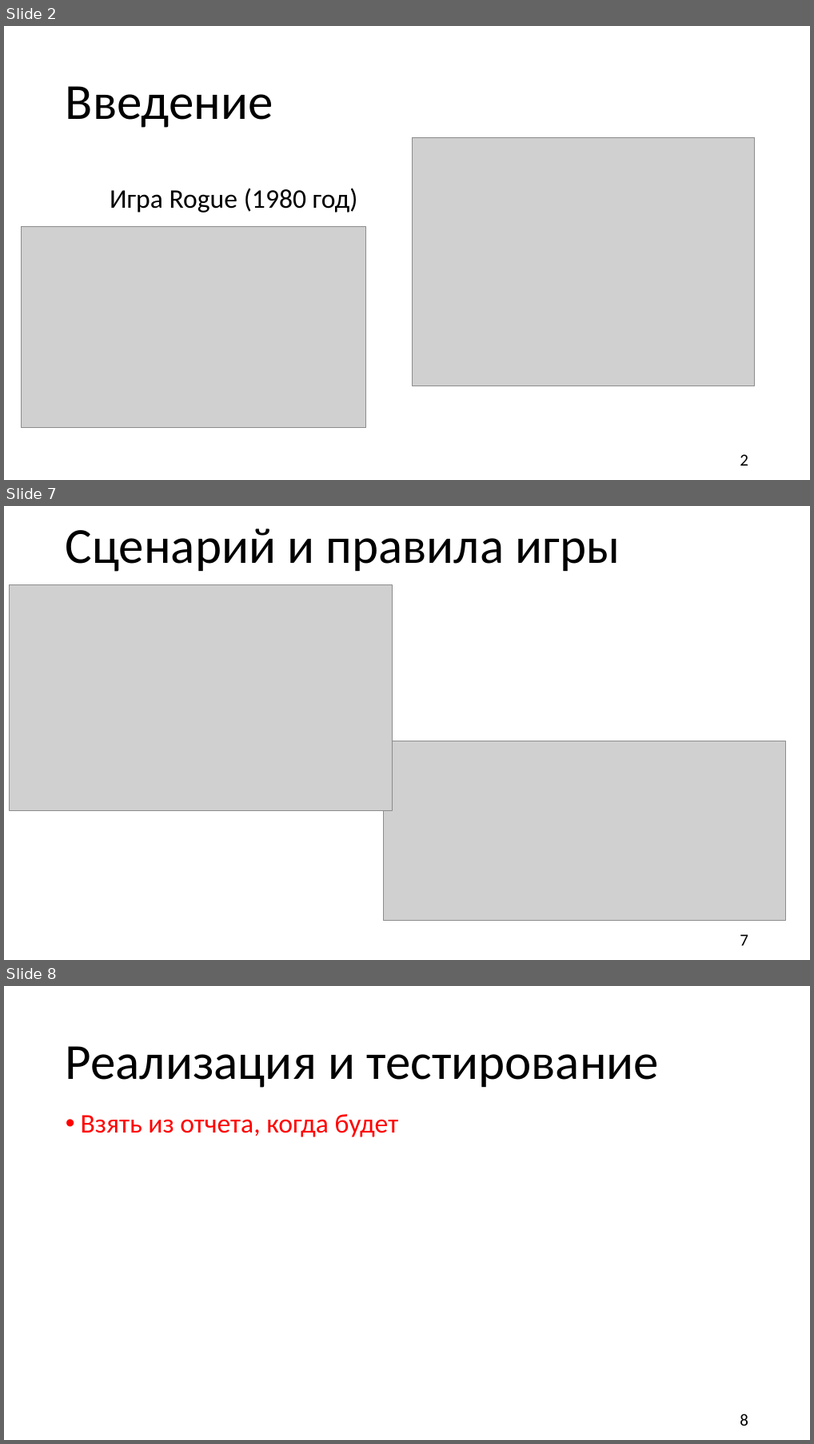
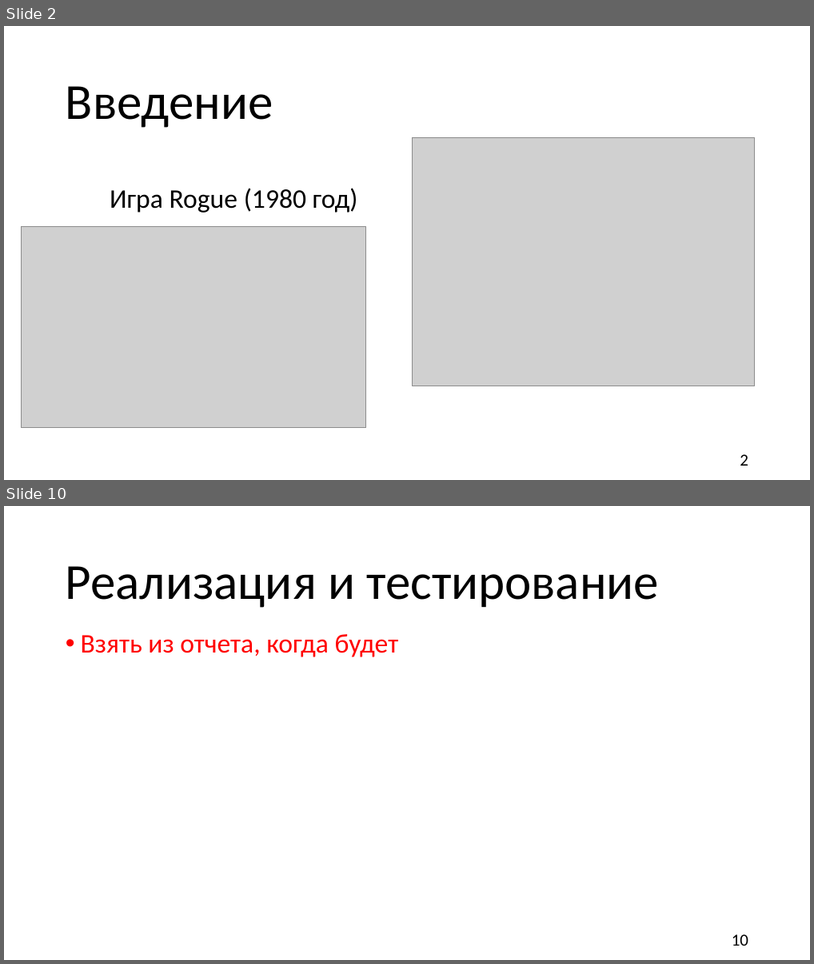
Before and after one commit to TiltInteractive/The-game-Resperation-, a slide deck: Б9121-09.03.03пикд_команда_4_презентация.pptx. Shown one above the other, each under a label of ours: slides 2, 7 and 8 before the commit, slides 2 and 10 after it; the slides between them are not shown. The pictures are 814x1444 and 814x964 pixels, drawn with LibreOffice and Linux fonts; fonts in the diff are those of the drawing; grey boxes stand for pictures; background and template pictures are left out. Boxes give left, top, right and bottom in pixels: in the first picture for what was removed or moved away, otherwise in the second. Text is boxed around its words. In the diff, an @@ line names an element or a change of style, - is before the commit and + after.

```diff
--- a/Б9121-09.03.03пикд_команда_4_презентация.pptx
+++ b/Б9121-09.03.03пикд_команда_4_презентация.pptx
@@ slide 7 removed at (4,506,810,960), background picture (left out) @@
@@ title removed at (66,528,621,572) @@
-Сценарий и правила игры
@@ picture removed at (9,584,392,810) @@
@@ picture removed at (384,741,786,920) @@
@@ page number removed at (740,934,749,945) @@
-7
@@ what was slide 8 is now slide 10 @@
@@ page number at (732,934,749,945): text changed @@
-8
+10
```
Also in this commit, not shown: 4 slides changed, 4 slides added, 2 other files.
